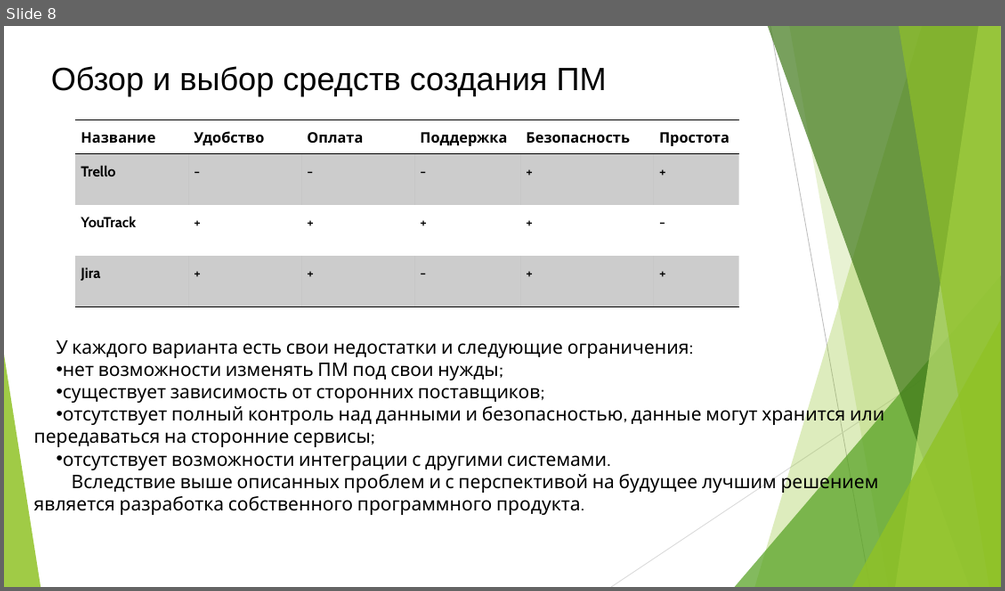
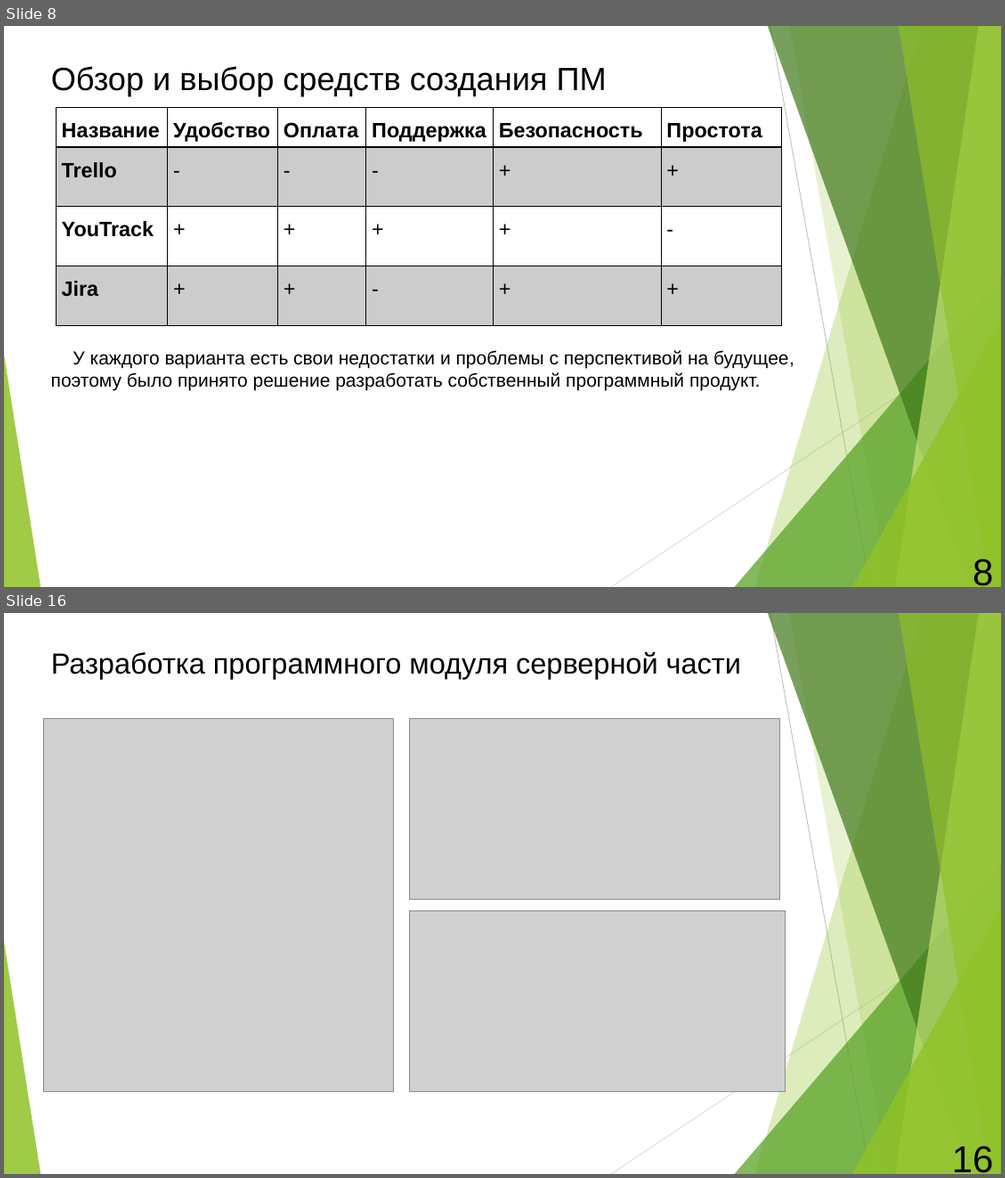
Before and after one commit to semenovMaksWeb/biti, a slide deck: ДИПЛОМ/ДИПЛОМ.2.0/Призентация.pptx. Shown one above the other, each under a label of ours: slide 8 before the commit, slides 8 and 16 after it; the slides between them are not shown. The pictures are 1005x591 and 1005x1178 pixels, drawn with LibreOffice and Linux fonts; fonts in the diff are those of the drawing; grey boxes stand for pictures. Boxes give left, top, right and bottom in pixels: in the first picture for what was removed or moved away, otherwise in the second. Text is boxed around its words. In the diff, an @@ line names an element or a change of style, - is before the commit and + after.

```diff
--- a/ДИПЛОМ/ДИПЛОМ.2.0/Призентация.pptx
+++ b/ДИПЛОМ/ДИПЛОМ.2.0/Призентация.pptx
@@ slide 16 added at [4, 613, 1001, 1174], background #FFFFFF; not listed: 10 template elements that a slide beside it also shows @@
@@ title added at [51, 652, 741, 679], 27.9 pt, text #000000 @@
+Разработка программного модуля серверной части
@@ picture added at [44, 718, 394, 1092] @@
@@ picture added at [409, 718, 780, 899] @@
@@ picture added at [409, 910, 785, 1092] @@
@@ page number added at [952, 1145, 994, 1173], 36 pt, text #000000 @@
+16
@@ slide 8 changed as well @@
@@ table at [56, 108, 782, 326] @@
@@ size 14 to 20 pt, font Cabin to Arial @@
@@ borders changed @@
@@ table: place and size @@
-table at [75, 120, 738, 307]
+table at [56, 108, 782, 326]
@@ text at [51, 350, 794, 391]: text changed; font Cabin to Arial @@
-У каждого варианта есть свои недостатки и следующие ограничения:
-  • нет возможности изменять ПМ под свои нужды;
-  • существует зависимость от сторонних поставщиков;
-  • отсутствует полный контроль над данными и безопасностью, данные могут хранится или передаваться на сторонние сервисы;
-  • отсутствует возможности интеграции с другими системами.
-Вследствие выше описанных проблем и с перспективой на будущее лучшим решением является разработка собственного программного продукта.
+У каждого варианта есть свои недостатки и проблемы с перспективой на будущее,
+поэтому было принято решение разработать собственный программный продукт.
@@ page number added at [972, 558, 993, 586], 36 pt, text #000000 @@
+8
```
Also in this commit, not shown: 7 other slides changed, 9 other slides added, 1 other file.
